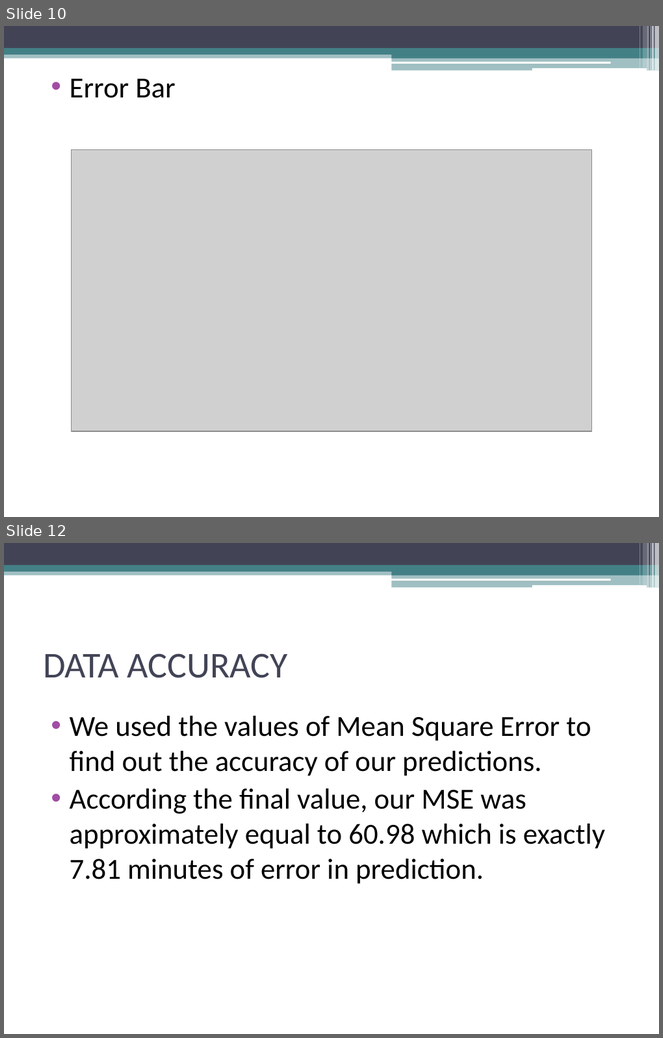
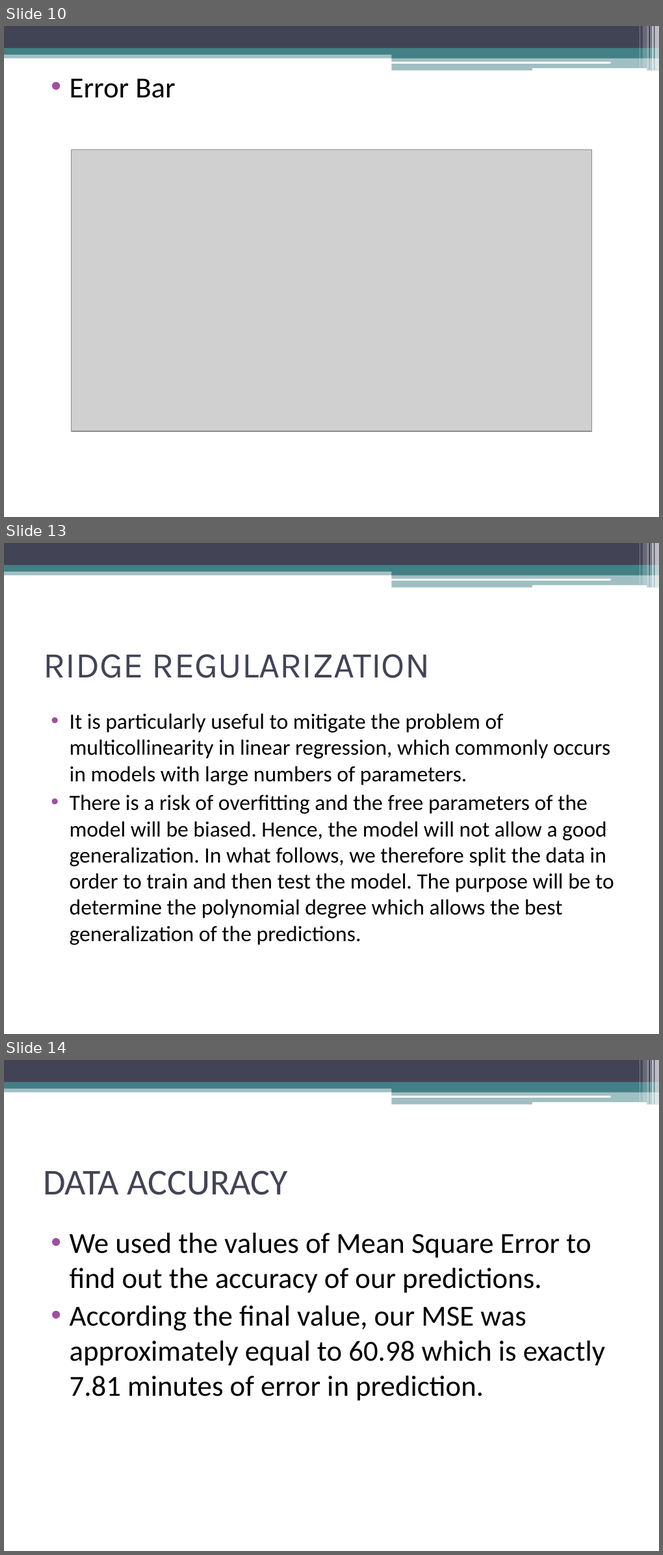
Before and after one commit to sayalispparulekar/Flight-Delay, a slide deck: DWDM.pptx. Shown one above the other, each under a label of ours: slides 10 and 12 before the commit, slides 10, 13 and 14 after it; the slides between them are not shown. The pictures are 663x1038 and 663x1555 pixels, drawn with LibreOffice and Linux fonts; fonts in the diff are those of the drawing; grey boxes stand for pictures. Boxes give left, top, right and bottom in pixels: in the first picture for what was removed or moved away, otherwise in the second. Text is boxed around its words. In the diff, an @@ line names an element or a change of style, - is before the commit and + after.

```diff
--- a/DWDM.pptx
+++ b/DWDM.pptx
@@ slide 13 added at <box>4,543,659,1034</box>, background #FFFFFF; not listed: 13 template elements that a slide beside it also shows @@
@@ title added at <box>43,654,430,678</box>, 40 pt, text #424456 @@
+RIDGE REGULARIZATION
@@ text added at <box>70,713,614,945</box>, 24 pt, text #000000 @@
+• It is particularly useful to mitigate the problem of multicollinearity in linear regression, which commonly occurs in models with large numbers of parameters.
+• There is a risk of overfitting and the free parameters of the model will be biased. Hence, the model will not allow a good generalization. In what follows, we therefore split the data in order to train and then test the model. The purpose will be to determine the polynomial degree which allows the best generalization of the predictions.
@@ what was slide 12 is now slide 14 @@
```
Also in this commit, not shown: 4 slides changed, 1 other slide added.
